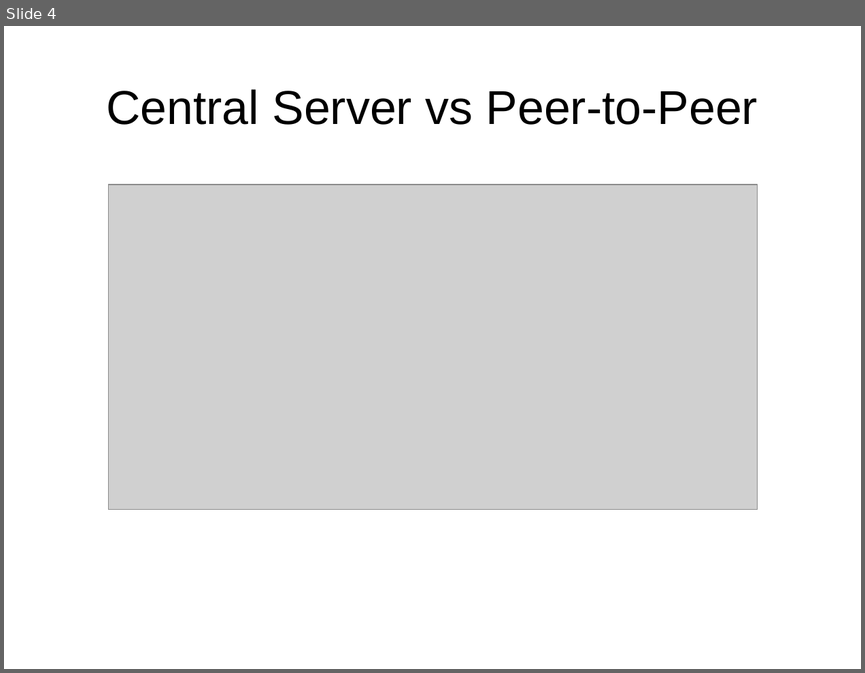
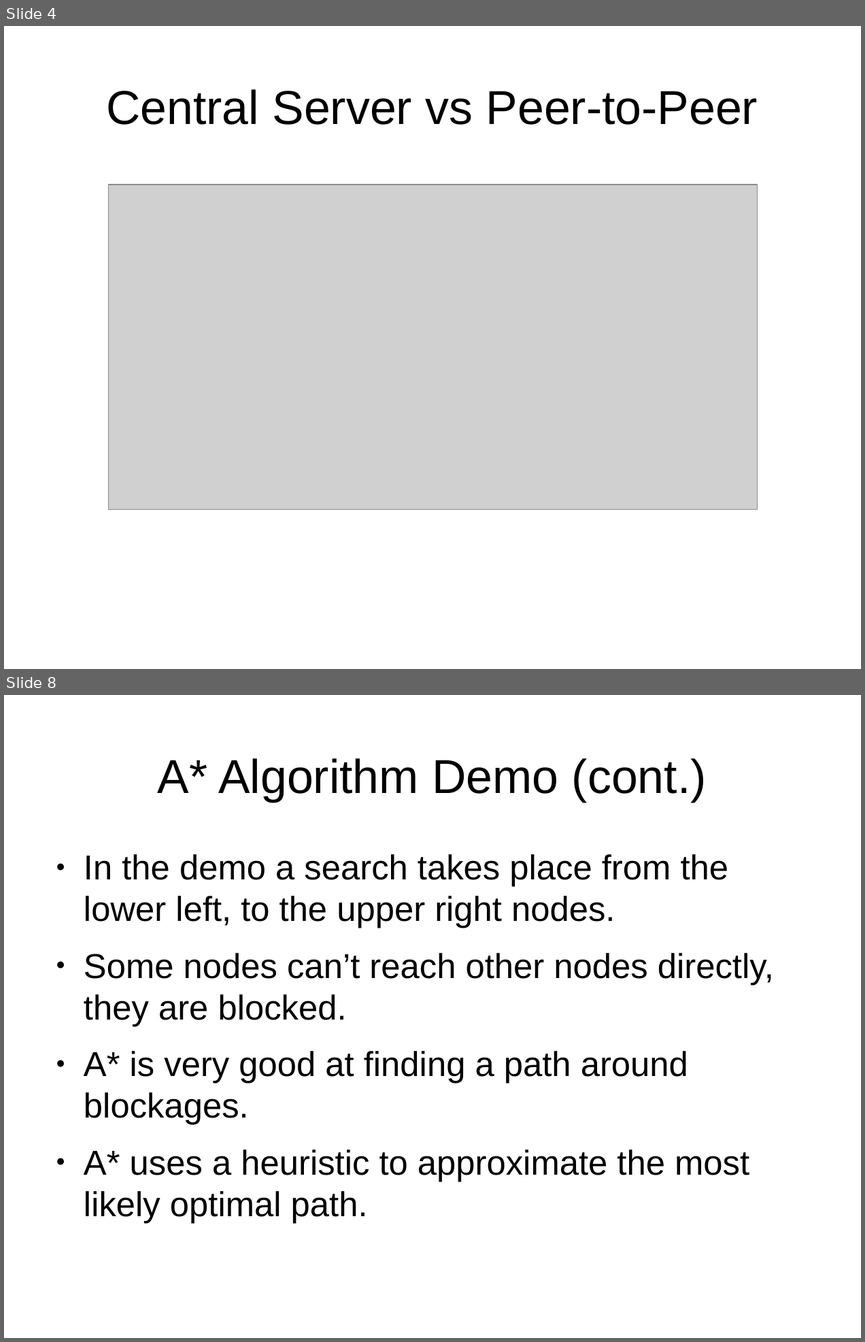
Before and after one commit to 8bitgeek/hive, a slide deck: docs/hive-slides.odp. Shown one above the other, each under a label of ours: slide 4 before the commit, slides 4 and 8 after it; the slides between them are not shown. The pictures are 865x673 and 865x1342 pixels, drawn with LibreOffice and Linux fonts; fonts in the diff are those of the drawing; grey boxes stand for pictures; background and template pictures are left out. Boxes give left, top, right and bottom in pixels: in the first picture for what was removed or moved away, otherwise in the second. Text is boxed around its words. In the diff, an @@ line names an element or a change of style, - is before the commit and + after.

```diff
--- a/docs/hive-slides.odp
+++ b/docs/hive-slides.odp
@@ slide 8 added at [4, 695, 861, 1338], background #FFFFFF @@
@@ title added at [158, 758, 706, 802], 44 pt, text #000000 @@
+A* Algorithm Demo (cont.)
@@ text added at [84, 854, 774, 1223], 32 pt, text #000000 @@
+● In the demo a search takes place from the lower left, to the upper right nodes.
+● Some nodes can’t reach other nodes directly, they are blocked.
+● A* is very good at finding a path around blockages.
+● A* uses a heuristic to approximate the most likely optimal path.
```
Also in this commit, not shown: 2 slides changed, 5 other slides added.
